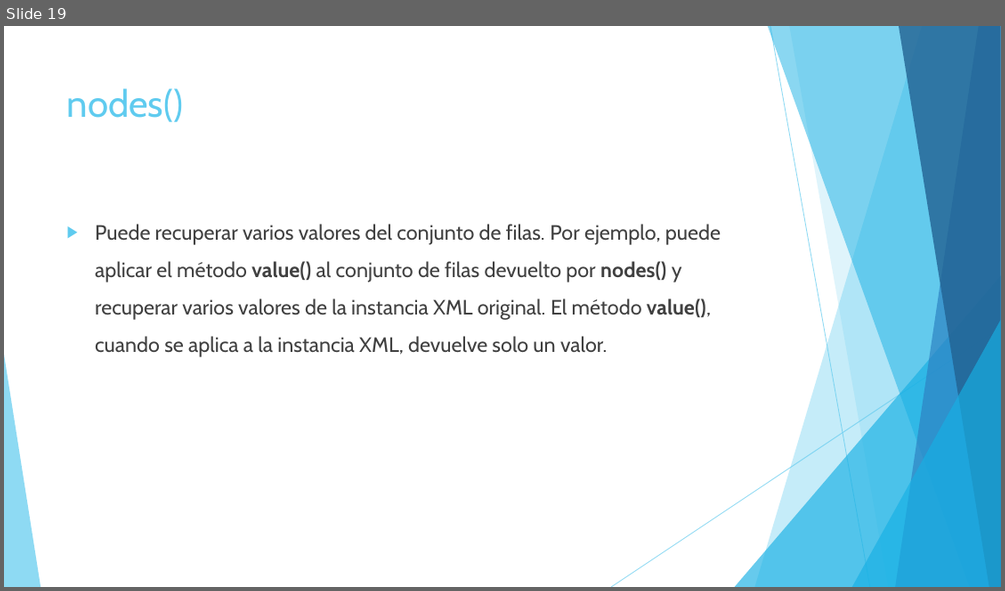
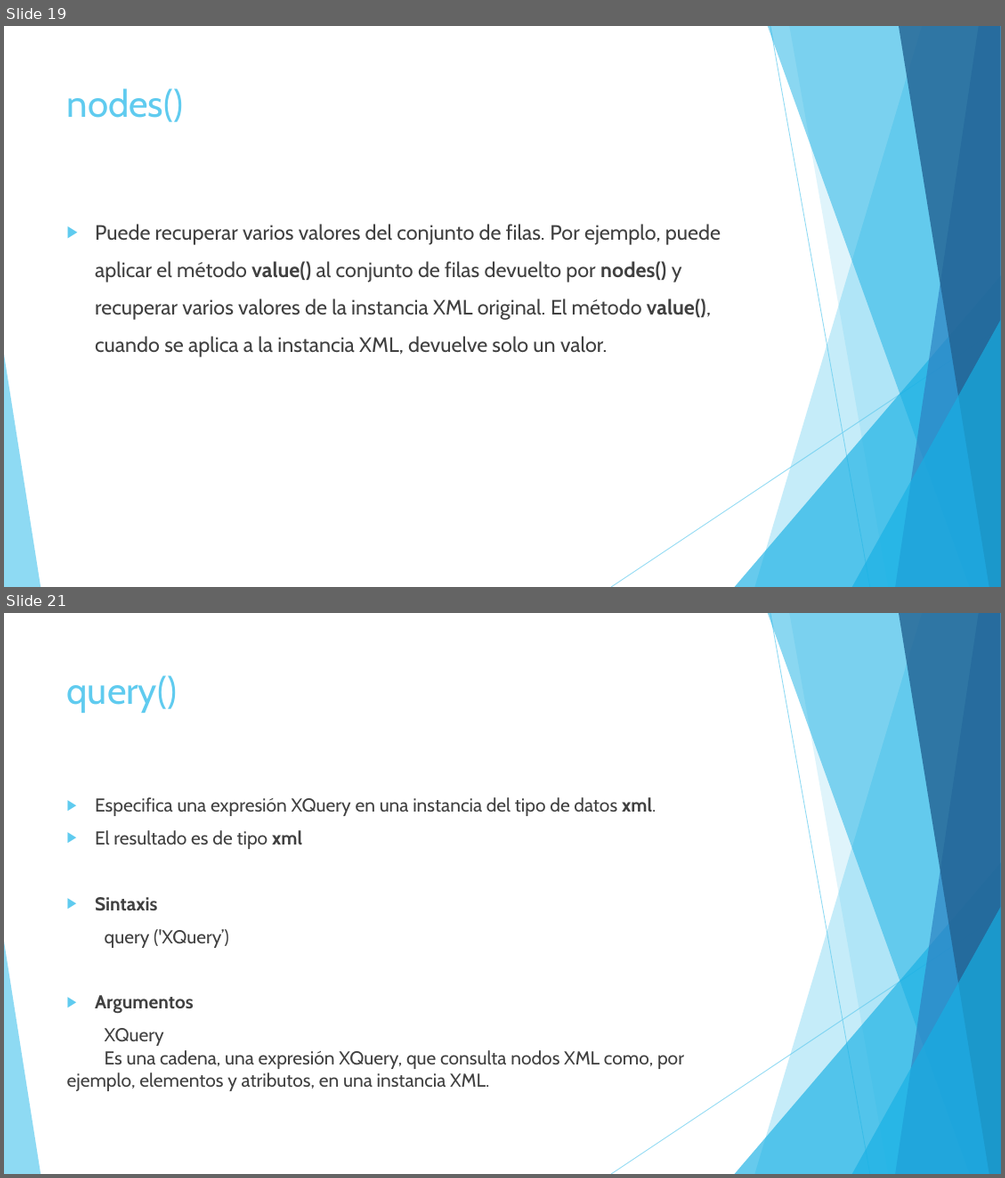
Before and after one commit to l2andy/KnockoutExample, a slide deck: Ponencias/Manejo de XML con SQL Server.pptx. Shown one above the other, each under a label of ours: slide 19 before the commit, slides 19 and 21 after it; the slides between them are not shown. The pictures are 1005x591 and 1005x1178 pixels, drawn with LibreOffice and Linux fonts; fonts in the diff are those of the drawing. Boxes give left, top, right and bottom in pixels: in the first picture for what was removed or moved away, otherwise in the second. Text is boxed around its words. In the diff, an @@ line names an element or a change of style, - is before the commit and + after.

Commit message:
Se agrega archivo xml_query

```diff
--- a/Ponencias/Manejo de XML con SQL Server.pptx
+++ b/Ponencias/Manejo de XML con SQL Server.pptx
@@ slide 21 added at (4, 613, 1001, 1174), background #FFFFFF; not listed: 10 template elements that a slide beside it also shows @@
@@ title added at (67, 675, 177, 713), 36 pt, text #5FCBEF @@
+query()
@@ text added at (67, 797, 684, 1091), 18 pt, text #404040 @@
+▶ Especifica una expresión XQuery en una instancia del tipo de datos xml.
+▶ El resultado es de tipo xml
+▶ Sintaxis
+query ('XQuery’)
+▶ Argumentos
+XQuery
+Es una cadena, una expresión XQuery, que consulta nodos XML como, por ejemplo, elementos y atributos, en una instancia XML.
```
Also in this commit, not shown: 2 slides changed, 9 other slides added, 1 slide removed, 1 other file.
